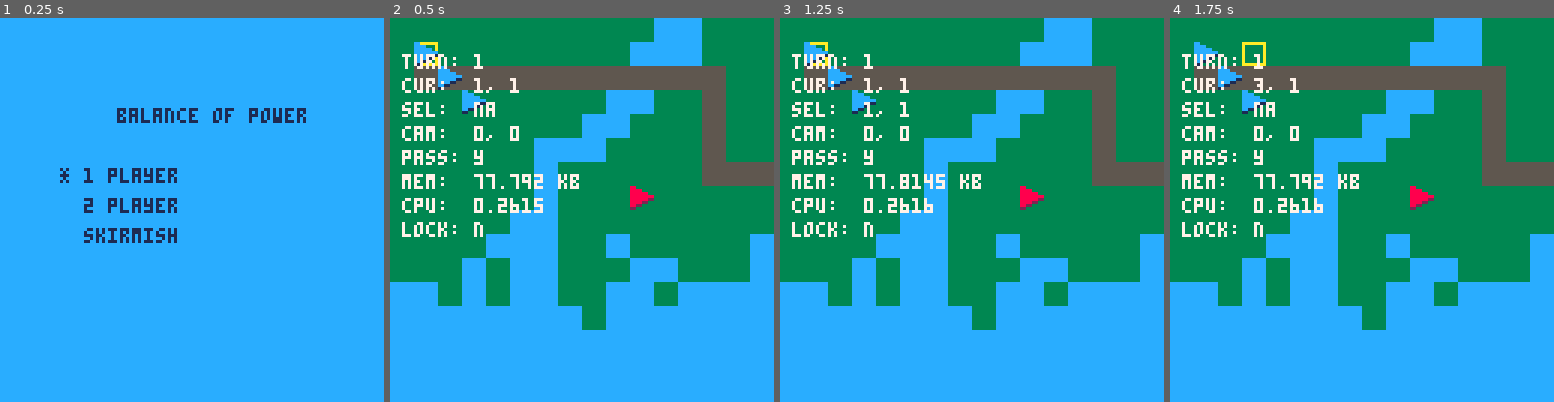
Above: before the commit, frames 1-4 (left to right).
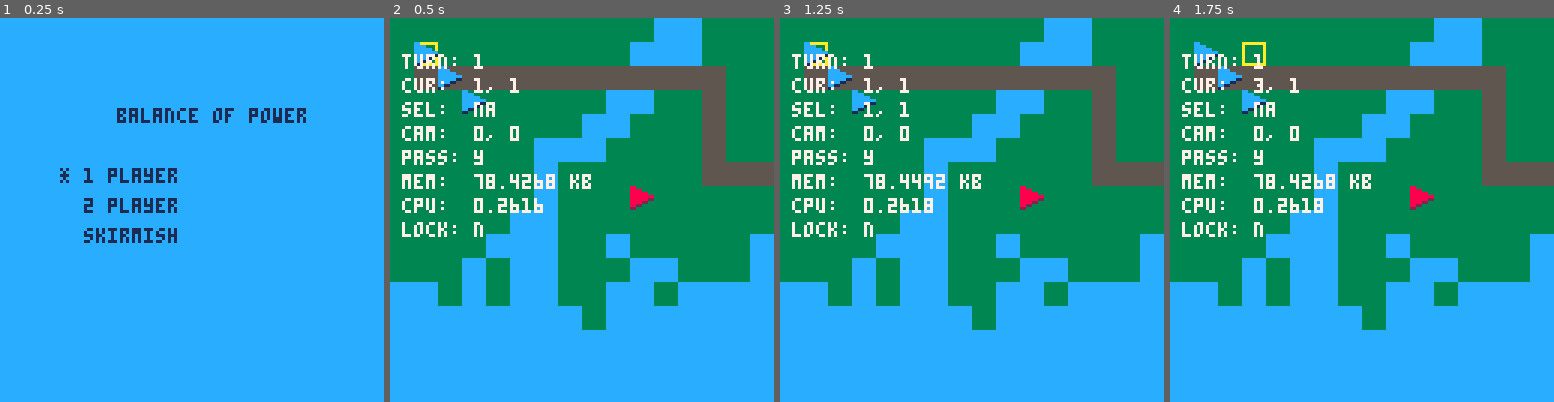
Above: after the commit, the same moments.

Repository: chrisallenlane/balance-of-power
Game: PICO-8 cartridge balance-of-power.p8
Same seed, same stepped clock (60 frames per second), same inputs: the game is played once before the commit and once after it.
Inputs:
- Up to frame 1 (0.25 s): no input
- Up to frame 2 (0.5 s): tap X (X key) at 0.33 s
- Up to frame 3 (1.25 s): tap O (Z key) at 0.7 s; tap X (X key) at 1.07 s
- Up to frame 4 (1.75 s): hold Right from 1.6 s (still down); tap O (Z key) at 1.7 s

Frame 1 is identical in both runs. In frame 2, 0.4% of the frame differs, in the area x 25-53%, y 40-50%; in frame 3, 0.2%; in frame 4, 0.4%.

Commit message:
feat(camera): improve camera movement
- Disallow enemy units from moving while off camera.
- Increase camera movement speed.

Diff:
--- a/balance-of-power.p8
+++ b/balance-of-power.p8
@@ -7,7 +7,7 @@
 	map  = {},
   lock = {
     camera = false,
-    cursor = true,
+    unit = true,
   },
 	state = {
 		map    = 0,
--- a/src/camera.lua
+++ b/src/camera.lua
@@ -3,6 +3,12 @@
 
 -- update camera state
 function game.camera:update()
+    -- if a unit is being animated, do not allow the
+    -- camera to move
+    if game.lock.unit then return end
+
+    -- unlock the cursor
+    game.lock.camera = false
 
     -- track camera position as cell coordinates, and compare those coordinates
     -- to the cursor and screen position.
@@ -27,15 +33,19 @@
     -- Track camera pixel position. Ease toward the cell coordinates to make
     -- scrolling look smoother.
     if self.px.x < self.cell.x * 8 then
-        self.px.x = self.px.x + 2
+        self.px.x = self.px.x + 4
+        game.lock.camera = true
     elseif self.px.x > self.cell.x * 8 then
-        self.px.x = self.px.x - 2
+        self.px.x = self.px.x - 4
+        game.lock.camera = true
     end
 
     if self.px.y < self.cell.y * 8 then
-        self.px.y = self.px.y + 2
+        self.px.y = self.px.y + 4
+        game.lock.camera = true
     elseif self.px.y > self.cell.y * 8 then
-        self.px.y = self.px.y - 2
+        self.px.y = self.px.y - 4
+        game.lock.camera = true
     end
 end
 
@@ -46,7 +56,6 @@
 
 -- move the camera to the specified grid position
 function game.camera:focus(x, y, w, h)
-
     -- Apply offsets to center on the specified coordinates. (An offset of 8
     -- is being applied because the screen is 16 cells wide.)
     x, y = x - 8, y - 8
@@ -65,8 +74,9 @@
         y = h - 16
     end
 
+    -- TODO: this needs to be refined
     -- if the adjustment to make is minor, don't bother
-    if (abs(self.cell.x - x) < 8) and (abs(self.cell.y - y) < 8) then return end
+    if (abs(self.cell.x - x) < 4) and (abs(self.cell.y - y) < 4) then return end
 
     -- update the camera position
     self.cell.x, self.cell.y = x, y
--- a/src/cursor.lua
+++ b/src/cursor.lua
@@ -18,8 +18,9 @@
 -- update cursor state
 function game.cursor:update()
 
+    -- TODO: move this lock outside of this method
     -- if a unit is in-motion, lock the cursor
-    if game.lock.cursor then return end
+    if game.lock.unit or game.lock.camera then return end
 
     -- TODO: externalize this logic elsewhere
     -- NB: this is a stub
@@ -148,7 +149,6 @@
 
 -- change the player turn
 function game.cursor:turn_end()
-
     -- record the current player's cursor position
     self.last[self.turn] = {x = self.cell.x, y = self.cell.y}
 
--- a/src/debug.lua
+++ b/src/debug.lua
@@ -15,7 +15,7 @@
     -- if game.state.cpu then p2 = "cpu" end
 
     local lock = "n"
-    if game.lock.cursor then lock = "y" end
+    if game.lock.camera then lock = "y" end
 
     -- compose debugging messages
     local msgs = {
--- a/src/units.lua
+++ b/src/units.lua
@@ -3,26 +3,26 @@
 -- update unit coordinates
 function game.units.update()
     -- unlock the cursor
-    game.lock.cursor = false
+    game.lock.unit = false
 
     -- if a unit is in-motion, lock the cursor
     for _, unit in pairs(game.map.units) do
         -- x
         if unit.px.x < unit.cell.x * 8 then
             unit.px.x = unit.px.x + 4
-            game.lock.cursor = true
+            game.lock.unit = true
         elseif unit.px.x > unit.cell.x * 8 then
             unit.px.x = unit.px.x - 4
-            game.lock.cursor = true
+            game.lock.unit = true
         end
 
         -- y
         if unit.px.y < unit.cell.y * 8 then
             unit.px.y = unit.px.y + 4
-            game.lock.cursor = true
+            game.lock.unit = true
         elseif unit.px.y > unit.cell.y * 8 then
             unit.px.y = unit.px.y - 4
-            game.lock.cursor = true
+            game.lock.unit = true
         end
     end
 end
Not shown, changed: TODO
